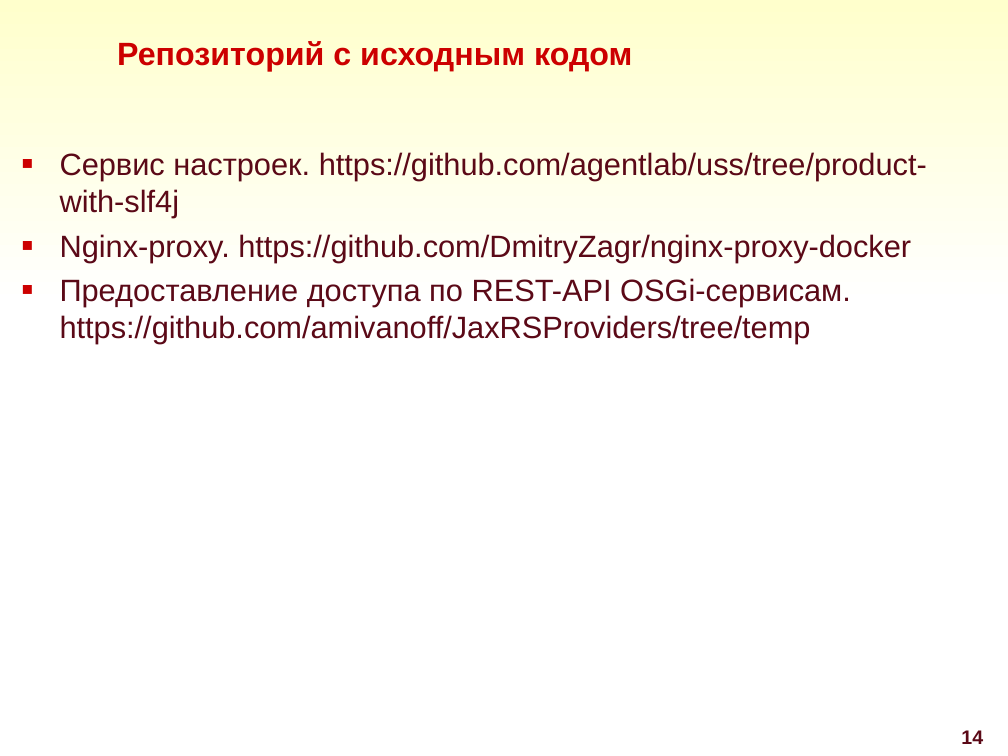
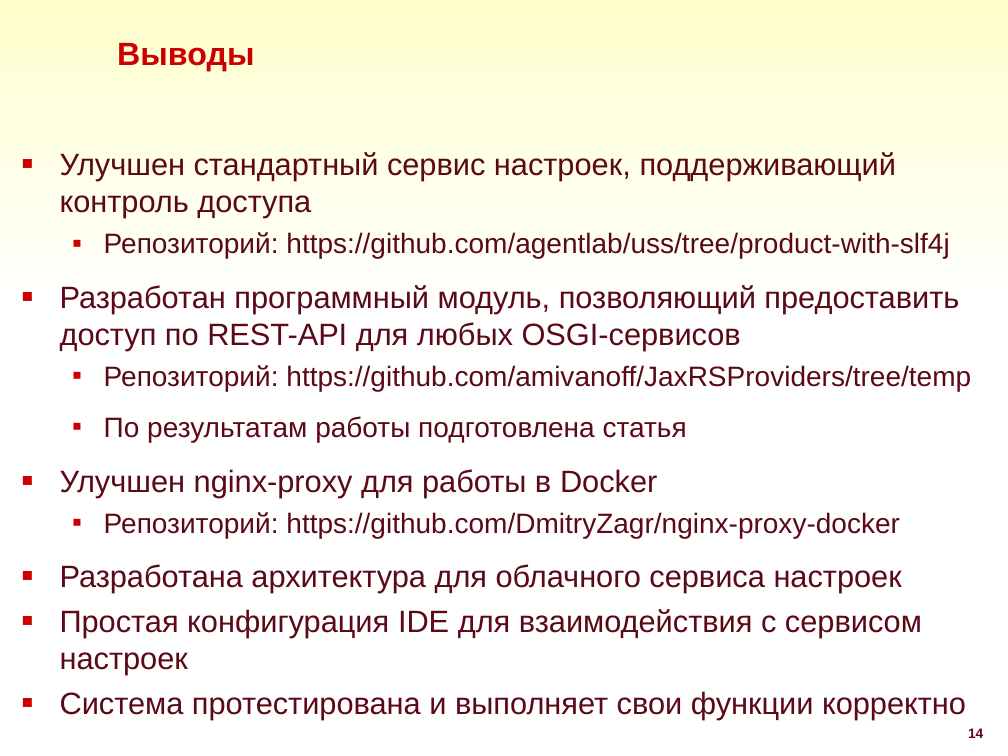
Before and after one commit to DmitryZagr/Diploma, a slide deck: slide 14 of преза/Zagrebaev.PPT. Drawn at 1008x756 pixels with LibreOffice and Linux fonts; fonts in the diff are those of the drawing; background and template pictures are left out. Boxes give left, top, right and bottom in pixels: in the first picture for what was removed or moved away, otherwise in the second. Text is boxed around its words. In the diff, an @@ line names an element or a change of style, - is before the commit and + after.

Commit message:
final

```diff
--- a/преза/Zagrebaev.PPT
+++ b/преза/Zagrebaev.PPT
@@ title at [117,43,254,72]: text changed @@
-Репозиторий с исходным кодом
+Выводы
@@ text at [60,152,971,719]: text changed @@
-■ Сервис настроек. https://github.com/agentlab/uss/tree/product-with-slf4j
-■ Nginx-proxy. https://github.com/DmitryZagr/nginx-proxy-docker
-■ Предоставление доступа по REST-API OSGi-сервисам. https://github.com/amivanoff/JaxRSProviders/tree/temp
+■ Улучшен стандартный сервис настроек, поддерживающий контроль доступа
+  ▪ Репозиторий: https://github.com/agentlab/uss/tree/product-with-slf4j
+■ Разработан программный модуль, позволяющий предоставить доступ по REST-API для любых OSGI-сервисов
+  ▪ Репозиторий: https://github.com/amivanoff/JaxRSProviders/tree/temp
+  ▪ По результатам работы подготовлена статья
+■ Улучшен nginx-proxy для работы в Docker
+  ▪ Репозиторий: https://github.com/DmitryZagr/nginx-proxy-docker
+■ Разработана архитектура для облачного сервиса настроек
+■ Простая конфигурация IDE для взаимодействия с сервисом настроек
+■ Система протестирована и выполняет свои функции корректно
@@ page number at [968,728,983,738]: size 14 to 9.8 pt @@
```
Also in this commit, not shown: 3 other slides changed, 1 slide added, 1 slide removed.
